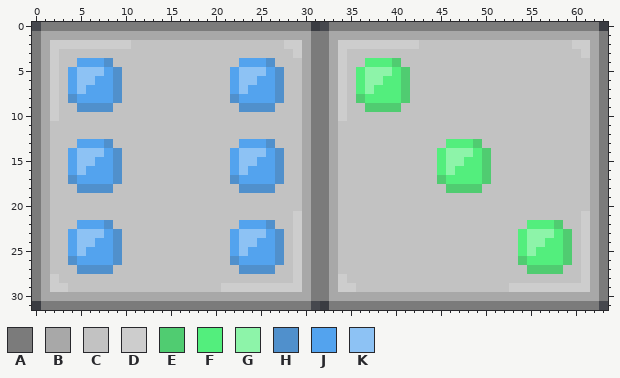
Two versions of one pixel-art sprite, public/assets/images/Objets/dado9.png. Above is the file before it was changed.
The file is 64x32 pixels.
Palette (. is transparent): A #7b7b7b  B #a8a8a8  C #c2c2c2  D #cdcdcd  E #50cc71  F #53ee7d  G #8df4a9  H #5090cc  J #53a3ee  K #8dc2f4
And afterwards:
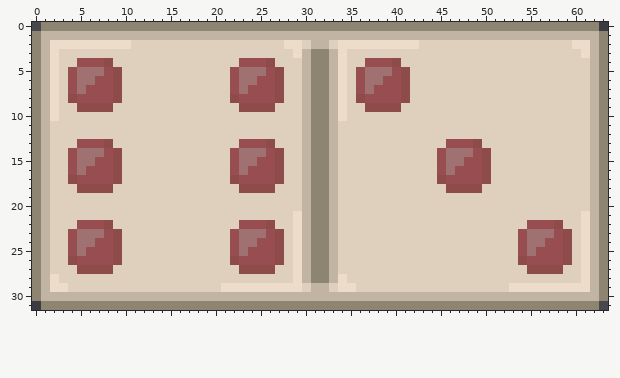
From the commit log: change dados and add box layer
The edit:
colour A: #7b7b7b -> #8d8472
colour B: #a8a8a8 -> #c1b4a2
colour C: #c2c2c2 -> #dfd0be
colour D: #cdcdcd -> #ecdcc9
colour H: #5090cc -> #8d4b4a
colour J: #53a3ee -> #984e51
colour K: #8dc2f4 -> #9f7171
y 0: x 31..32 .. -> AA
y 1: x 31..32 AA -> BB
y 2: x 30..33 BAAB -> CBBC
y 4: x 37..40 FFFE -> JJJH
y 5: x 36..41 FGGGFE -> JKKKJH
y 6: x 36..41 FGGFFE -> JKKJJH
y 7: x 36..41 FGFFFE -> JKJJJH
y 8: x 36..41 EFFFFE -> HJJJJH
y 9: x 37..40 EEEE -> HHHH
y 13: x 46..49 FFFE -> JJJH
y 14: x 45..50 FGGGFE -> JKKKJH
y 15: x 45..50 FGGFFE -> JKKJJH
y 16: x 45..50 FGFFFE -> JKJJJH
y 17: x 45..50 EFFFFE -> HJJJJH
y 18: x 46..49 EEEE -> HHHH
y 22: x 55..58 FFFE -> JJJH
y 23: x 54..59 FGGGFE -> JKKKJH
y 24: x 54..59 FGGFFE -> JKKJJH
y 25: x 54..59 FGFFFE -> JKJJJH
y 26: x 54..59 EFFFFE -> HJJJJH
y 27: x 55..58 EEEE -> HHHH
y 29: x 30..33 BAAB -> CBBC
y 30: x 31..32 AA -> BB
y 31: x 31..32 .. -> AA
Boxes around the changes in both pictures, in picture pixels (x1, y1, x2, y2):
changed: (32, 22, 608, 310)
